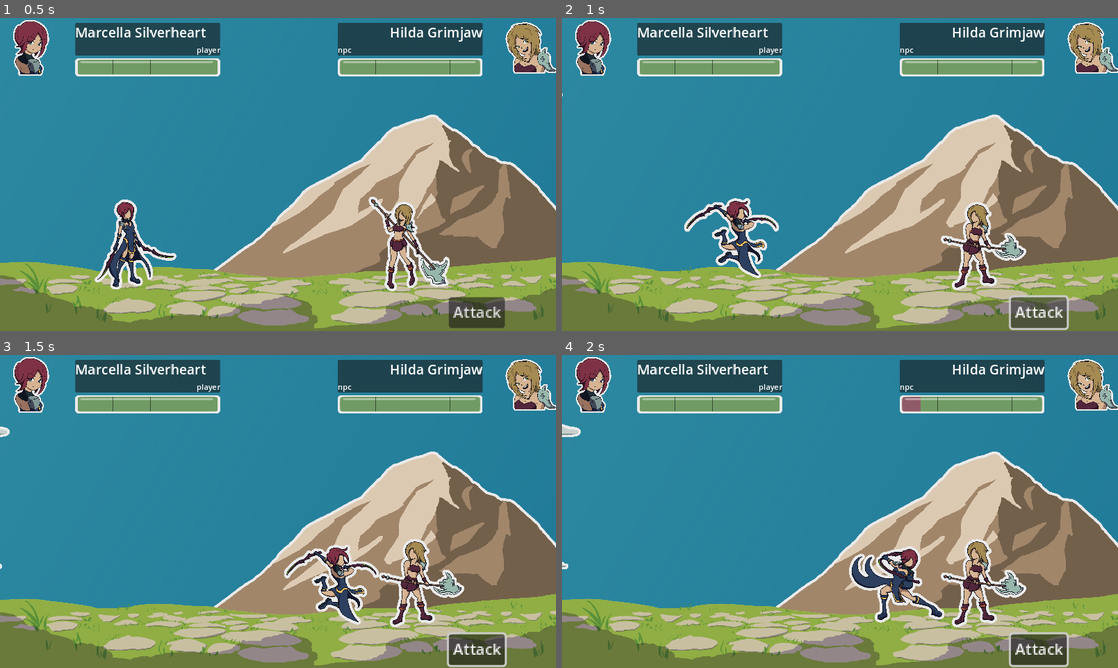
Above: before the commit, frames 1-4 (two rows, left to right).
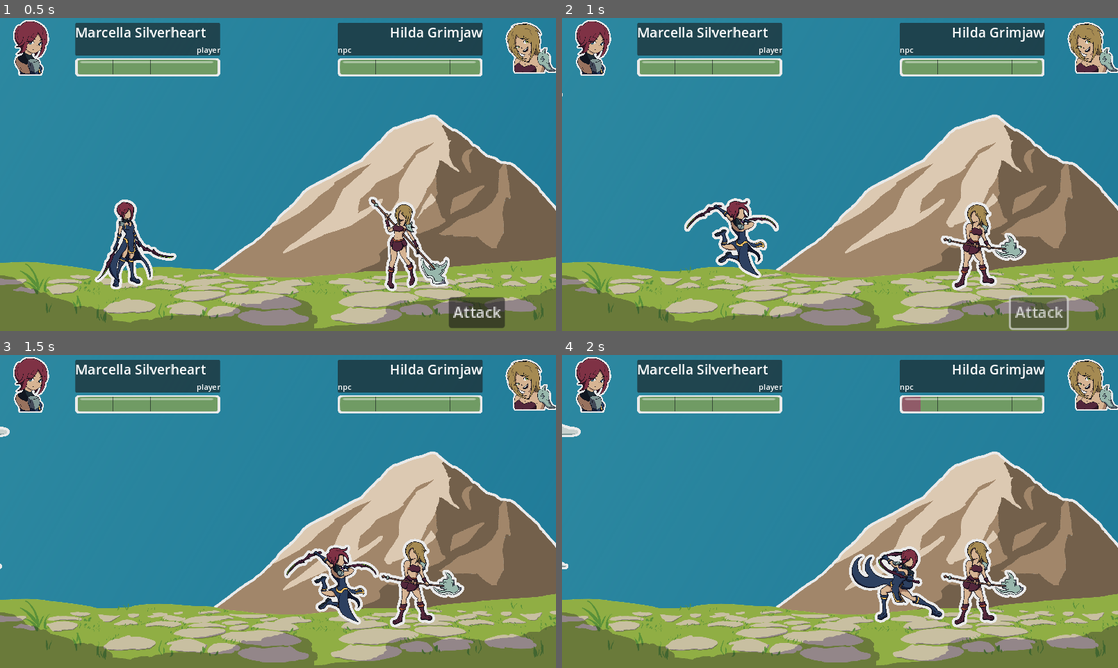
Above: after the commit, the same moments.

Repository: MajorZiploc/sticker_book_moments
Game: Godot game, scene res://lvls/battle_scene.tscn
The game is run twice, just before and just after one commit, with the same random seed, the same clock (stepped at 60 frames per second) and the same inputs.
Inputs (mouse positions are in pixels of both pictures, inside the frame that each line leads up to):
- Up to frame 1 (0.5 s): no input
- Up to frame 2 (1 s): click "Attack" at 0.5 s
- Up to frame 3 (1.5 s): tap Enter (ui_accept) at 1.25 s; move the mouse to (400, 495) at 1.27 s; hold D (right) from 1.28 s (still down); hold F from 1.28 s (still down); click (400, 495) at 1.42 s
- Up to frame 4 (2 s): keep holding D (right); keep holding F; tap Enter (ui_accept) at 1.52 s

Frame 1 is identical in both runs. In frame 2, 0.2% of the frame differs, in the area x 80-92%, y 88-100%; in frame 3, 1.2%; in frame 4, 1.2%.

Commit message:
tween on player choices

Diff:
--- a/lvls/battle_scene.gd
+++ b/lvls/battle_scene.gd
@@ -51,6 +51,7 @@
 @onready var qte_container: BoxContainer = $ui_root/ui/qte;
 @onready var qte_btn: Button = $ui_root/ui/qte/btn;
 @onready var npc_turn_ui: PanelContainer = $ui_root/ui/npc_turn;
+@onready var player_choices: BoxContainer = $ui_root/ui/choice;
 
 @export var is_player_turn = true;
 
@@ -126,6 +127,9 @@
   await tween.finished;
   await get_tree().create_timer(0.5).timeout;
   await attack_sequence(defender, attacker);
+  tween = create_tween();
+  tween.tween_property(player_choices, "modulate:a", 1, 1).set_trans(Tween.TRANS_EXPO);
+  await tween.finished;
 
 func deal_damage_to(combat_unit: CombatUnit):
   combat_unit.char.take_damage(1);
@@ -156,6 +160,8 @@
 
 func _on_attack_pressed():
   if is_player_turn and player.path_follow.progress_ratio == 0 and npc.path_follow.progress_ratio == 0:
+    var tween = create_tween();
+    tween.tween_property(player_choices, "modulate:a", 0, 1).set_trans(Tween.TRANS_EXPO);
     update_qte_button();
     is_player_turn = !is_player_turn;
     parried = false;
